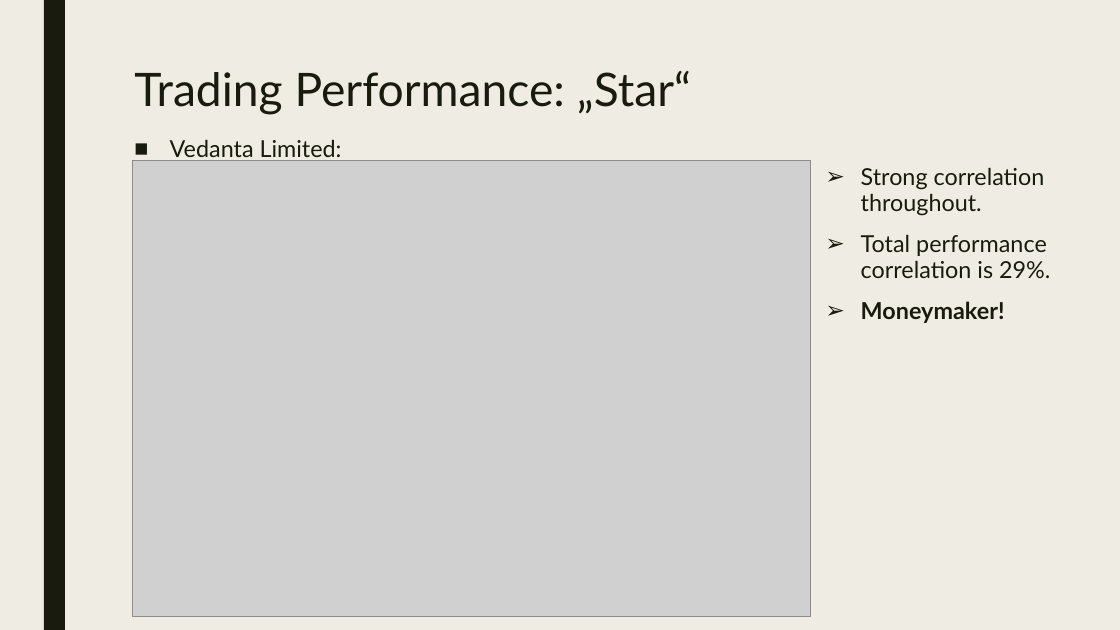
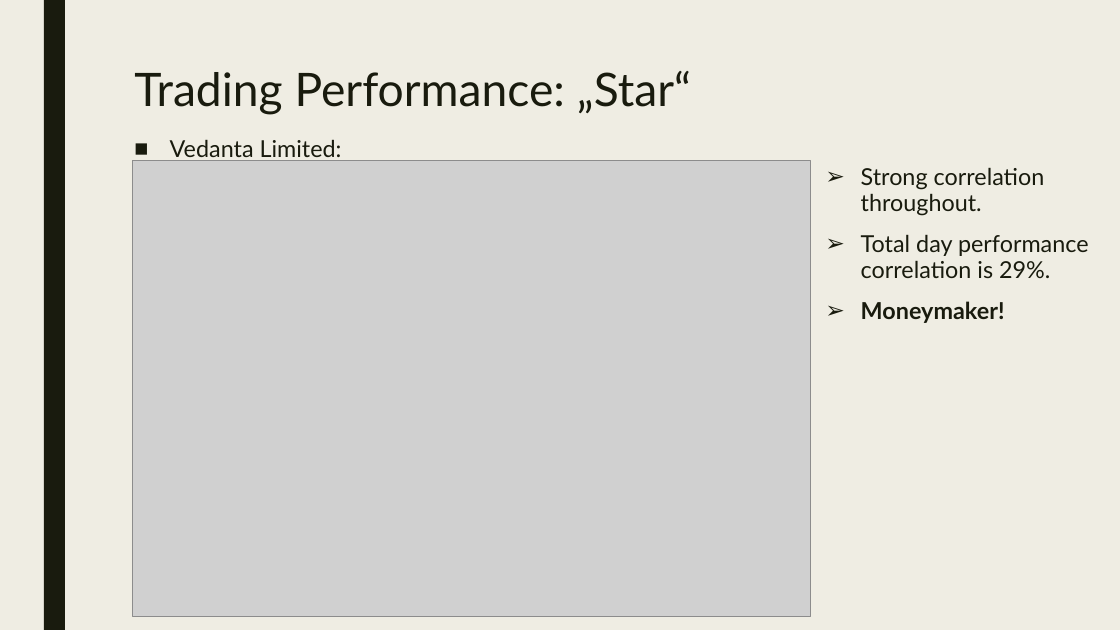
Before and after one commit to StefHai/NYCDS_Projects, a slide deck: slide 9 of 010 Shiny/Shiny Project Slides.pptx. Drawn at 1120x630 pixels with LibreOffice and Linux fonts; fonts in the diff are those of the drawing; grey boxes stand for pictures. Boxes give left, top, right and bottom in pixels: in the first picture for what was removed or moved away, otherwise in the second. Text is boxed around its words. In the diff, an @@ line names an element or a change of style, - is before the commit and + after.

```diff
--- a/010 Shiny/Shiny Project Slides.pptx
+++ b/010 Shiny/Shiny Project Slides.pptx
@@ text at bbox=[861, 234, 1089, 278]: text changed @@
-➢ Total performance correlation is 29%.
+➢ Total day performance correlation is 29%.
```
Also in this commit, not shown: 6 other slides changed, 1 other file.
